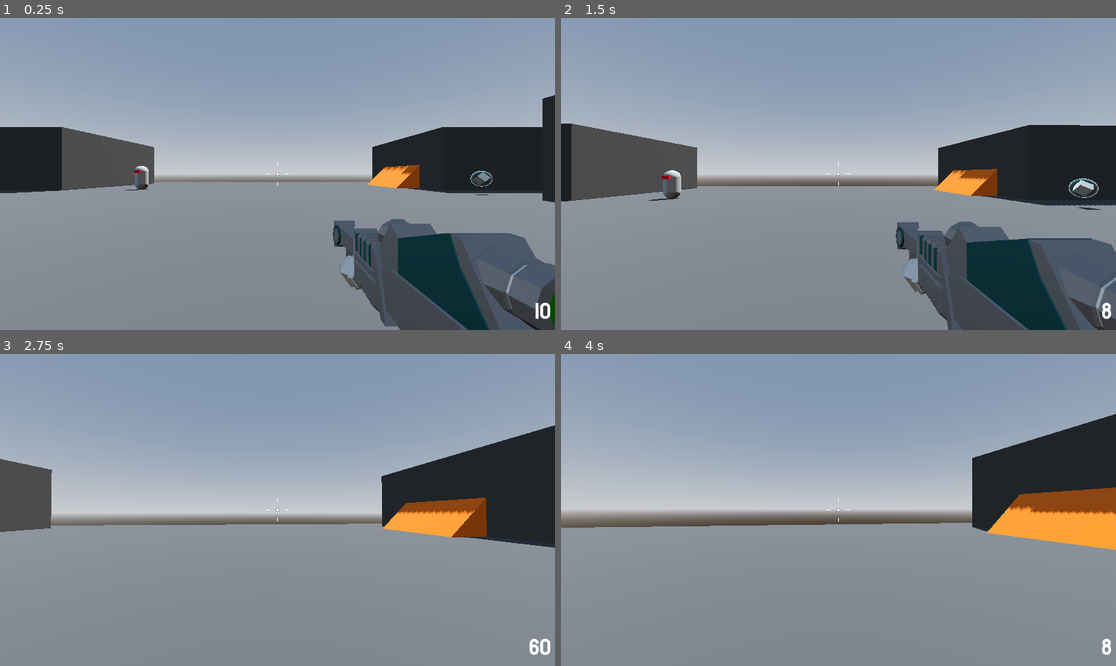
Above: before the commit, frames 1-4 (two rows, left to right).
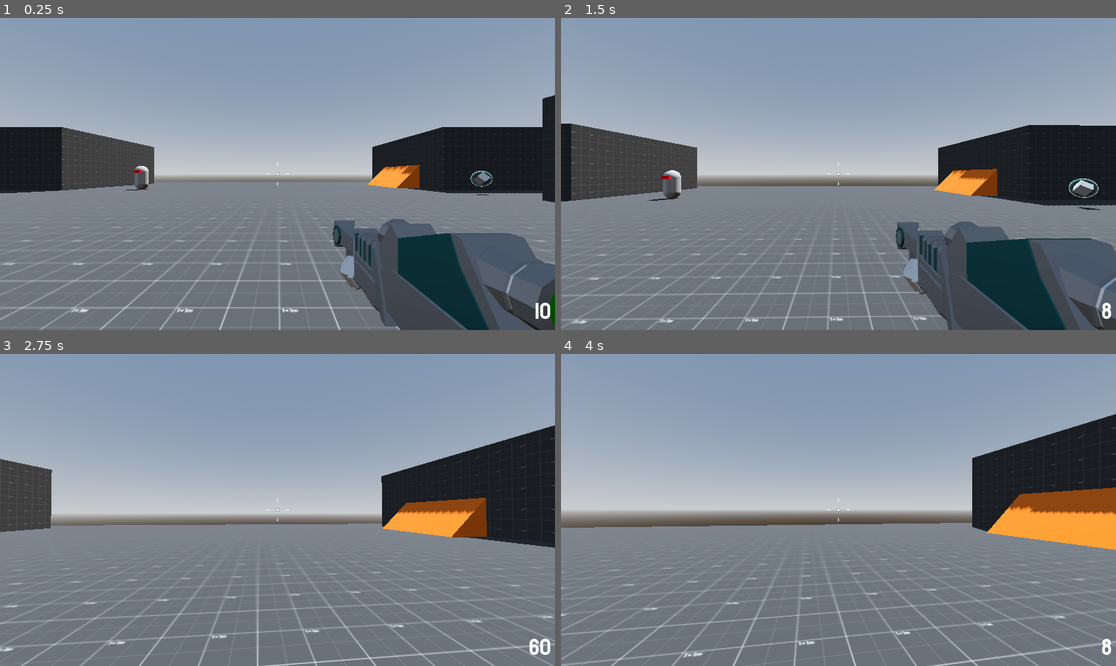
Above: after the commit, the same moments.

Repository: RileyWaldo/RoboRampage
Game: Godot game, scene res://Levels/SandBox.tscn
Same seed, same stepped clock (60 frames per second), same inputs: the game is played once before the commit and once after it.
Inputs (mouse positions are in pixels of both pictures, inside the frame that each line leads up to):
- Up to frame 1 (0.25 s): no input
- Up to frame 2 (1.5 s): move the mouse to (866, 174) at 0.52 s; hold Right mouse button (aim) 0.53-1.28 s; hold W (moveForward) from 0.53 s (still down); click (866, 174) at 0.67 s; tap Space (jump) at 0.77 s; move the mouse to (810, 174) at 1.27 s; click (810, 174) at 1.35 s
- Up to frame 3 (2.75 s): keep holding W (moveForward); tap Space (jump) at 1.52 s; move the mouse to (288, 503) at 2.02 s; hold Mouse wheel up (nextWeapon) from 2.03 s (still down)
- Up to frame 4 (4 s): keep holding W (moveForward); move the mouse to (832, 516) at 2.77 s; release Mouse wheel up (nextWeapon) at 2.78 s; tap Mouse wheel down (previousWeapon) at 2.85 s; click (832, 516) at 2.92 s; tap Space (jump) at 3.02, 3.77 s; move the mouse to (877, 513) at 3.52 s; hold 1 (weapon1) from 3.53 s (still down)

The runs differ from the first frame. In frame 1, 0.7% of the frame differs, in the area x 0-98%, y 37-100%; in frame 2, 0.5%; in frame 3, 0.6%; in frame 4, 1.0%, in the area x 0-100%, y 23-100%.

Commit message:
Built first level

Diff:
--- a/Levels/Materials/GrayMaterial.tres
+++ b/Levels/Materials/GrayMaterial.tres
@@ -1,4 +1,7 @@
-[gd_resource type="StandardMaterial3D" format=3 uid="uid://bw61ucewgmfi4"]
+[gd_resource type="StandardMaterial3D" load_steps=2 format=3 uid="uid://bw61ucewgmfi4"]
+
+[ext_resource type="Texture2D" uid="uid://cipc731emnirl" path="res://Assets/29-rr-g-3-d-prototype-textures/prototype-texture-with-size.png" id="1_um44h"]
 
 [resource]
-albedo_color = Color(0.2459839, 0.24598396, 0.2459839, 1)
+albedo_texture = ExtResource("1_um44h")
+uv1_triplanar = true
--- /dev/null
+++ b/Levels/level_1.tscn
@@ -0,0 +1,120 @@
+[gd_scene load_steps=6 format=3 uid="uid://c7kk6undkrujc"]
+
+[ext_resource type="Material" uid="uid://bw61ucewgmfi4" path="res://Levels/Materials/GrayMaterial.tres" id="1_dilhk"]
+[ext_resource type="PackedScene" uid="uid://dimljn12f5j31" path="res://GameObjects/Player.tscn" id="2_3mhv4"]
+
+[sub_resource type="ProceduralSkyMaterial" id="ProceduralSkyMaterial_rf6l5"]
+sky_horizon_color = Color(0.66224277, 0.6717428, 0.6867428, 1)
+ground_horizon_color = Color(0.66224277, 0.6717428, 0.6867428, 1)
+
+[sub_resource type="Sky" id="Sky_syshm"]
+sky_material = SubResource("ProceduralSkyMaterial_rf6l5")
+
+[sub_resource type="Environment" id="Environment_rfktq"]
+background_mode = 2
+sky = SubResource("Sky_syshm")
+tonemap_mode = 2
+glow_enabled = true
+
+[node name="Level1" type="Node3D"]
+
+[node name="WorldEnvironment" type="WorldEnvironment" parent="."]
+environment = SubResource("Environment_rfktq")
+
+[node name="DirectionalLight3D" type="DirectionalLight3D" parent="."]
+transform = Transform3D(-0.8660254, -0.43301278, 0.25, 0, 0.49999997, 0.86602545, -0.50000006, 0.75, -0.43301266, 0, 0, 0)
+
+[node name="LevelContents" type="Node3D" parent="."]
+
+[node name="Room" type="CSGBox3D" parent="LevelContents"]
+transform = Transform3D(1, 0, 0, 0, 1, 0, 0, 0, 1, 0, 2, 0)
+material_override = ExtResource("1_dilhk")
+use_collision = true
+flip_faces = true
+size = Vector3(8, 4, 8)
+
+[node name="CSGCombiner3D" type="CSGCombiner3D" parent="LevelContents/Room"]
+transform = Transform3D(1, 0, 0, 0, 1, 0, 0, 0, 1, 0, -2, 0)
+
+[node name="Corridor" type="CSGBox3D" parent="LevelContents/Room/CSGCombiner3D"]
+transform = Transform3D(1, 0, 0, 0, 1, 0, 0, 0, 1, 7, 1.2408639, -3)
+flip_faces = true
+size = Vector3(6, 2.5, 2)
+
+[node name="Corridor3" type="CSGBox3D" parent="LevelContents/Room/CSGCombiner3D"]
+transform = Transform3D(1, 0, 0, 0, 1, 0, 0, 0, 1, 8.5, -1.7591361, 9)
+flip_faces = true
+size = Vector3(9, 2.5, 2)
+
+[node name="Corridor4" type="CSGBox3D" parent="LevelContents/Room/CSGCombiner3D"]
+transform = Transform3D(1, 0, 0, 0, 1, 0, 0, 0, 1, 11, 1.2408639, 9)
+flip_faces = true
+size = Vector3(14, 2.5, 2)
+
+[node name="Corridor2" type="CSGBox3D" parent="LevelContents/Room/CSGCombiner3D"]
+transform = Transform3D(1, 0, 0, 0, 1, 0, 0, 0, 1, 14, -1.7591361, 7)
+flip_faces = true
+size = Vector3(2, 2.5, 6)
+
+[node name="Corridor6" type="CSGBox3D" parent="LevelContents/Room/CSGCombiner3D"]
+transform = Transform3D(1, 0, 0, 0, 1, 0, 0, 0, 1, 17, 1.2408639, 6)
+flip_faces = true
+size = Vector3(2, 2.5, 4)
+
+[node name="Corridor5" type="CSGBox3D" parent="LevelContents/Room/CSGCombiner3D"]
+transform = Transform3D(1, 0, 0, 0, 1, 0, 0, 0, 1, 8, 1.2408639, 3)
+flip_faces = true
+size = Vector3(2, 2.5, 10)
+
+[node name="Room2" type="CSGBox3D" parent="LevelContents/Room/CSGCombiner3D"]
+transform = Transform3D(1, 0, 0, 0, 1, 0, 0, 0, 1, 14, 0, 0)
+flip_faces = true
+size = Vector3(8, 6, 8)
+
+[node name="Room4" type="CSGBox3D" parent="LevelContents/Room/CSGCombiner3D"]
+transform = Transform3D(1, 0, 0, 0, 1, 0, 0, 0, 1, 0, -2.5, 0)
+flip_faces = true
+size = Vector3(8, 3, 8)
+
+[node name="Room3" type="CSGBox3D" parent="LevelContents/Room/CSGCombiner3D"]
+transform = Transform3D(1, 0, 0, 0, 1, 0, 0, 0, 1, 0, 0, 9)
+flip_faces = true
+size = Vector3(8, 6, 8)
+
+[node name="HoleShortCut" type="CSGCylinder3D" parent="LevelContents/Room/CSGCombiner3D"]
+transform = Transform3D(1, 0, 0, 0, 1, 0, 0, 0, 1, -2, -0.5, -2)
+flip_faces = true
+radius = 1.0
+height = 1.0
+
+[node name="Overhang" type="CSGBox3D" parent="LevelContents"]
+transform = Transform3D(1, 0, 0, 0, 1, 0, 0, 0, 1, 0, -1.5, 9)
+material_override = ExtResource("1_dilhk")
+use_collision = true
+size = Vector3(8, 3, 8)
+
+[node name="OverhangSub" type="CSGBox3D" parent="LevelContents/Overhang"]
+transform = Transform3D(1, 0, 0, 0, 1, 0, 0, 0, 1, -1, 0, 1)
+material_override = ExtResource("1_dilhk")
+operation = 2
+size = Vector3(6, 3, 6)
+
+[node name="OverhangSub2" type="CSGBox3D" parent="LevelContents/Overhang"]
+transform = Transform3D(1, 0, 0, 0, 1, 0, 0, 0, 1, 3, -0.25, 0)
+material_override = ExtResource("1_dilhk")
+operation = 2
+size = Vector3(2, 2.5, 2)
+
+[node name="Overhang2" type="CSGBox3D" parent="LevelContents"]
+transform = Transform3D(1, 0, 0, 0, 1, 0, 0, 0, 1, 14, -0.5, 0)
+material_override = ExtResource("1_dilhk")
+use_collision = true
+size = Vector3(8, 1, 8)
+
+[node name="OverhangSub" type="CSGBox3D" parent="LevelContents/Overhang2"]
+transform = Transform3D(1, 0, 0, 0, 1, 0, 0, 0, 1, -1, 0, 1)
+material_override = ExtResource("1_dilhk")
+operation = 2
+size = Vector3(6, 1, 6)
+
+[node name="Player" parent="." instance=ExtResource("2_3mhv4")]
Binary file added: Assets/29-rr-g-3-d-prototype-textures/prototype-texture-with-size.png
Not shown, added: Assets/29-rr-g-3-d-prototype-textures/prototype-texture-with-size.png.import
Binary file added: Assets/29-rr-g-3-d-prototype-textures/prototype-texture.png
Not shown, added: Assets/29-rr-g-3-d-prototype-textures/prototype-texture.png.import
